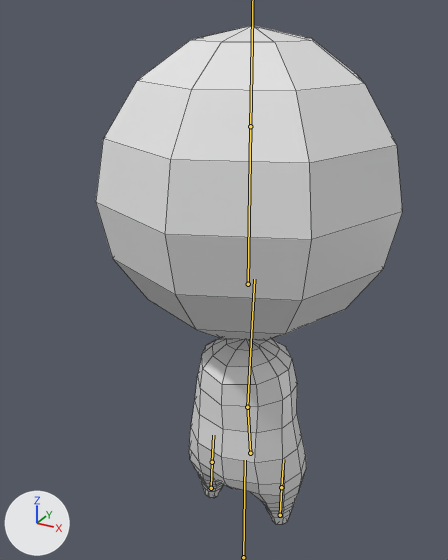
The FBX model Assets/Calangames/CG_Art/Modelos/SSJ_Gary.fbx, before and after one commit.
Camera for both pictures: a 50 mm lens placed at (2.49, -5.02, 5.39), pointed at (-0.1, -0.31, 3.04). Every picture has the same lights, and +X, +Y and +Z are marked at lower left. The bones that bend it are drawn over the model as lines. Mesh edges are drawn as thin lines.

Names of what the first picture shows: 'Gary'.
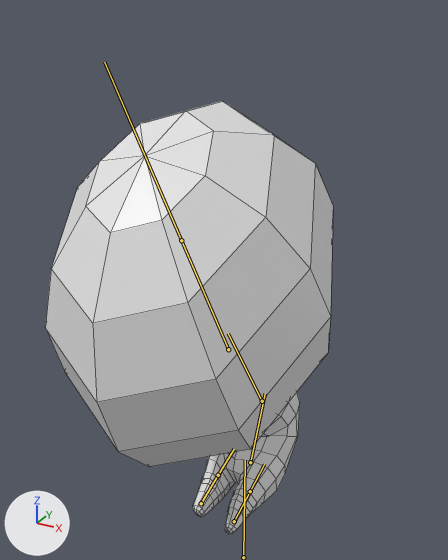
The newer file adds an action. The first version stands in its rest pose; the second is drawn at frame 1 of the action 'Arm-Gary|fallingAnim'.

The change in detail:
Bone 'Spine1' (bone_spine1) moves from (0.0, 0.0, 0.0) to (0.0, -0.13, 0.02).
Bone 'Spine1' (bone_spine1) turns from (0, 0, 0) to (-34, 0, 0) degrees about its own x, y and z.
Bone 'Spine1' (bone_spine1) is rescaled from (1.0, 1.0, 1.0) to (0.82, 1.1, 1.0).
Bone 'L-Leg' (bone_l_leg) moves from (0.0, 0.0, 0.0) to (0.15, 0.1, 0.39).
Bone 'L-Leg' (bone_l_leg) turns from (0, 0, 0) to (-40, 0, 0) degrees about its own x, y and z.
Bone 'Spine2' (bone_spine2) moves from (0.0, 0.0, 0.0) to (0.0, -0.05, 0.04).
Bone 'Spine2' (bone_spine2) turns from (0, 0, 0) to (73, 0, 0) degrees about its own x, y and z.
Bone 'Head' (bone_head) moves from (0.0, 0.0, 0.0) to (0.0, -0.14, -0.05).
Bone 'Head' (bone_head) turns from (0, 0, 0) to (-7, 0, 0) degrees about its own x, y and z.
Bone 'R-Leg' (bone_r_leg) moves from (0.0, 0.0, 0.0) to (-0.23, 0.06, 0.39).
Bone 'R-Leg' (bone_r_leg) turns from (0, 0, 0) to (-40, 1, 0) degrees about its own x, y and z.

What differs and where, as boxes (x1, y1, x2, y2) in the pictures (448 x 560 px):
'Gary', posed (13% shorter)
    before: (96, 26, 402, 525)
    after: (45, 101, 333, 534)
bone 'Spine1', root to tip
    before: (250, 453) to (247, 404)
    after: (250, 462) to (265, 393)
bone 'L-Leg', root to tip
    before: (211, 488) to (212, 462)
    after: (201, 503) to (218, 475)
bone 'Spine2', root to tip
    before: (247, 407) to (254, 279)
    after: (262, 401) to (228, 333)
bone 'Head', root to tip
    before: (248, 284) to (250, 126)
    after: (228, 349) to (181, 240)
bone 'R-Leg', root to tip
    before: (280, 515) to (281, 487)
    after: (234, 521) to (250, 491)
